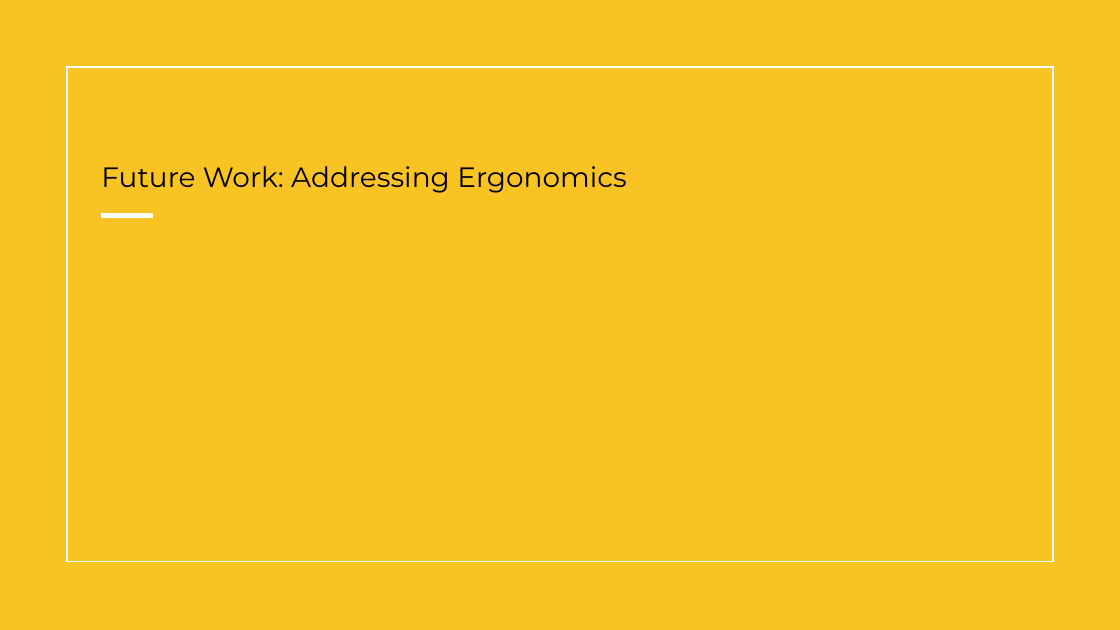
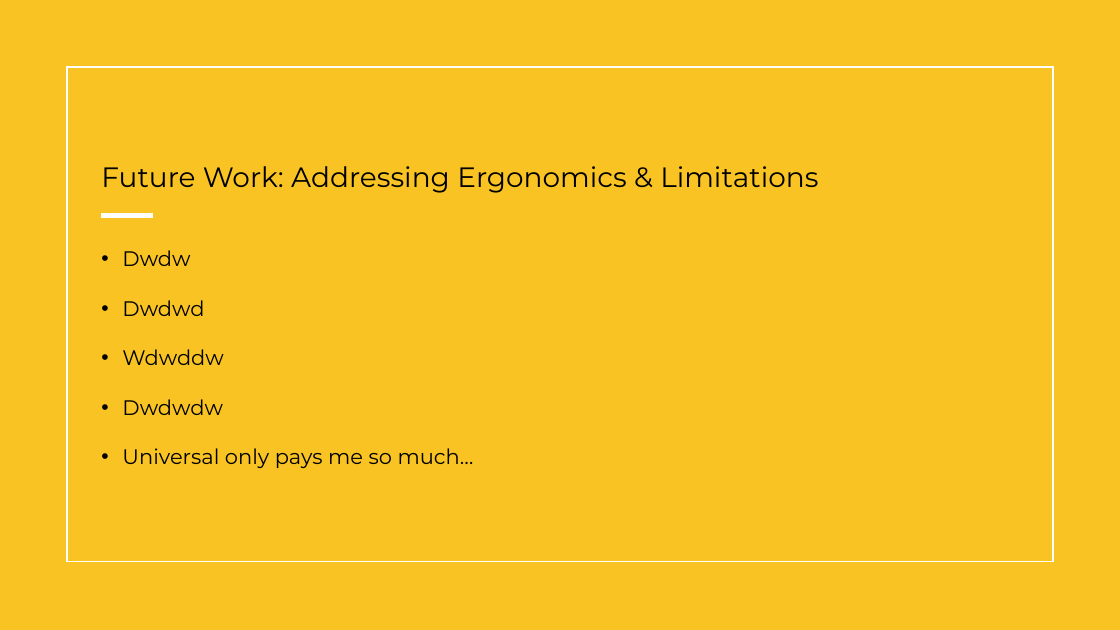
Before and after one commit to Wanyea/NeuroGaze, a slide deck: slide 41 of Research Documents/Thesis/NeuroGazeThesisDefense.pptx (slide 42 before the commit). Drawn at 1120x630 pixels with LibreOffice and Linux fonts; fonts in the diff are those of the drawing. Boxes give left, top, right and bottom in pixels: in the first picture for what was removed or moved away, otherwise in the second. Text is boxed around its words. In the diff, an @@ line names an element or a change of style, - is before the commit and + after.

```diff
--- a/Research Documents/Thesis/NeuroGazeThesisDefense.pptx
+++ b/Research Documents/Thesis/NeuroGazeThesisDefense.pptx
@@ title at (101, 166, 818, 193): text changed @@
-Future Work: Addressing Ergonomics
+Future Work: Addressing Ergonomics & Limitations
@@ text added at (122, 250, 474, 468), 18 pt, text #000000 @@
+• Dwdw
+• Dwdwd
+• Wdwddw
+• Dwdwdw
+• Universal only pays me so much…
```
Also in this commit, not shown: 1 other slide changed, 1 slide added, 2 slides removed.
